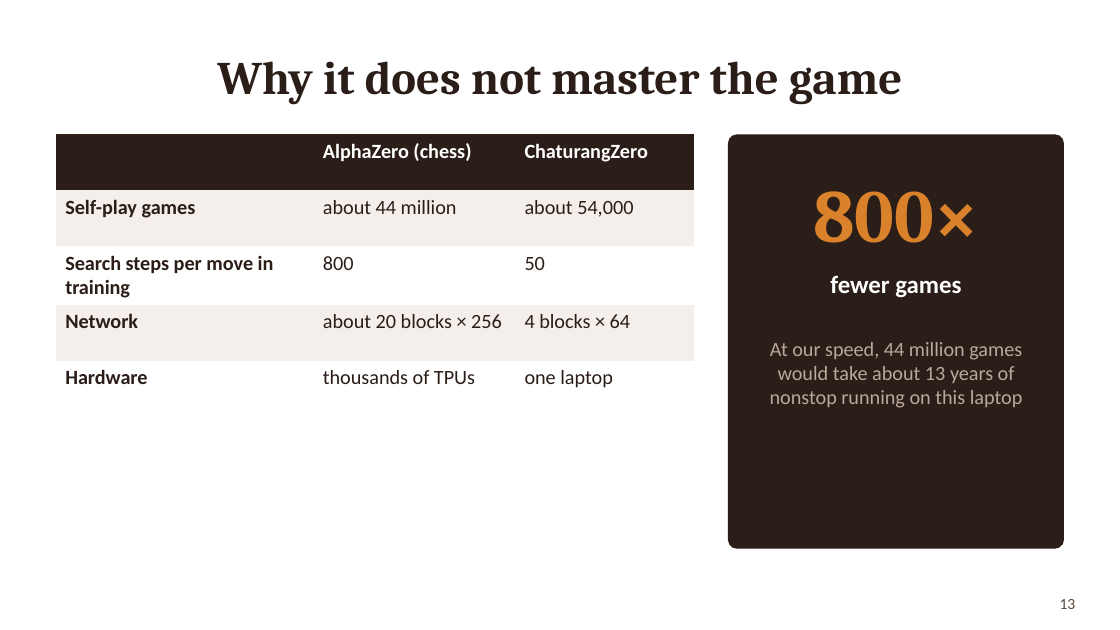
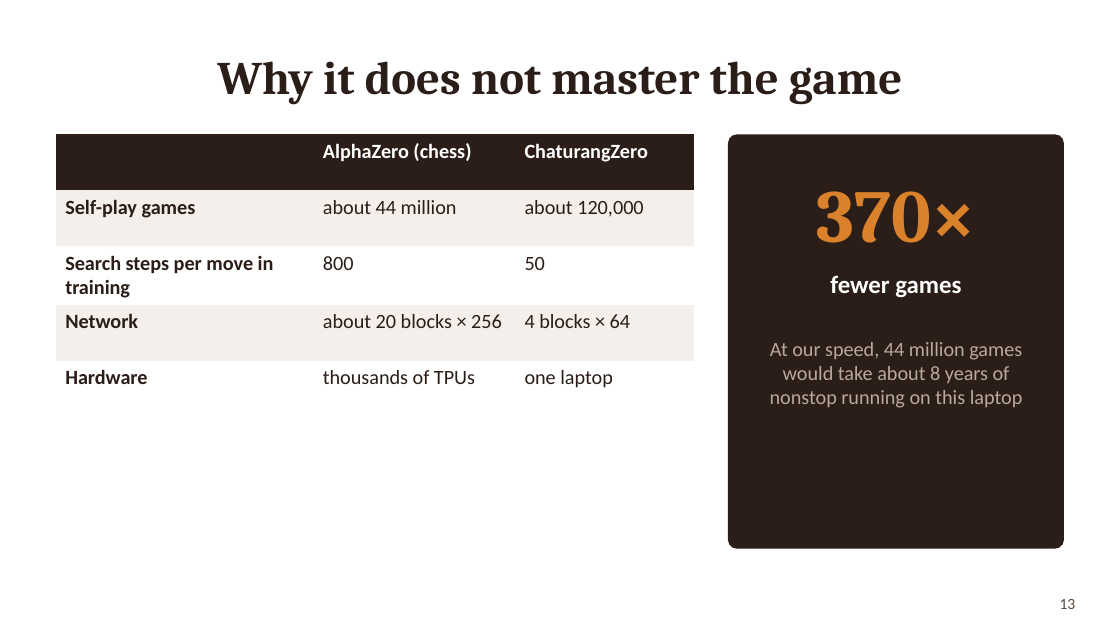
Before and after one commit to f20241463-cmd/CS-F407-chaturanga, a slide deck: slide 13 of report/ChaturangZero_Slides.pptx. Drawn at 1120x630 pixels with LibreOffice and Linux fonts; fonts in the diff are those of the drawing. Boxes give left, top, right and bottom in pixels: in the first picture for what was removed or moved away, otherwise in the second. Text is boxed around its words. In the diff, an @@ line names an element or a change of style, - is before the commit and + after.

```diff
--- a/report/ChaturangZero_Slides.pptx
+++ b/report/ChaturangZero_Slides.pptx
@@ table at bbox=[56, 134, 694, 392] @@
-row 2, column 3: about 54,000
+row 2, column 3: about 120,000
@@ text at bbox=[817, 191, 976, 243]: text changed @@
-800×
+370×
@@ text at bbox=[770, 342, 1023, 408]: text changed @@
-At our speed, 44 million games would take about 13 years of nonstop running on this laptop
+At our speed, 44 million games would take about 8 years of nonstop running on this laptop
```
Also in this commit, not shown: 6 other slides changed, 18 other files.
